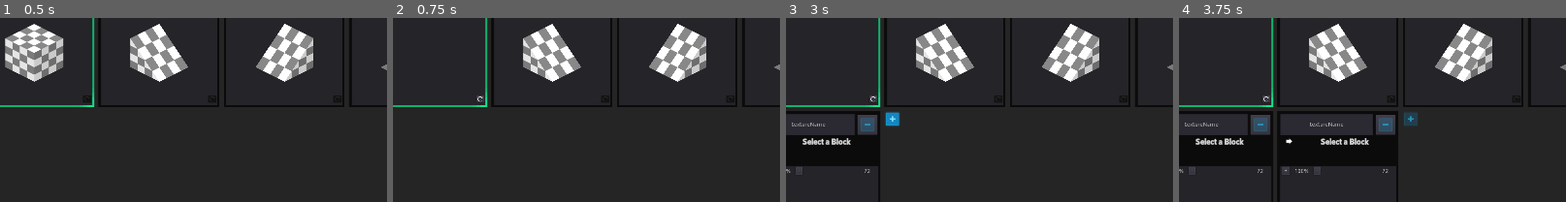
Above: before the commit, frames 1-4 (left to right).
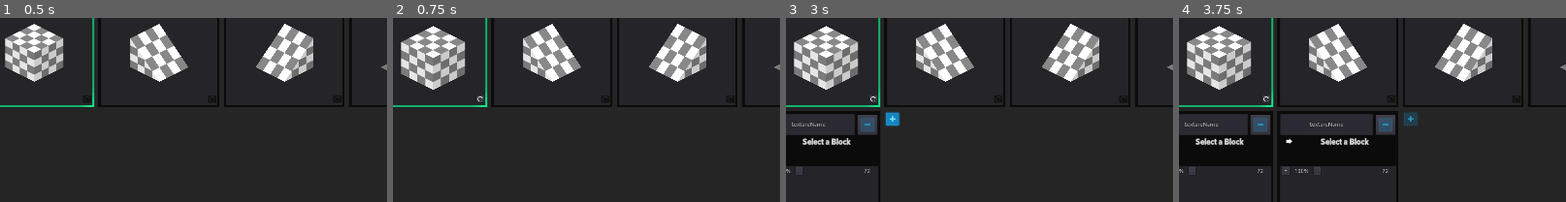
Above: after the commit, the same moments.

Repository: holywar20/IsometricEditor
Game: Godot game, scene res://Workspace.tscn
Same seed, same stepped clock (60 frames per second), same inputs: the game is played once before the commit and once after it.
Inputs (mouse positions are % of the whole screen's width and height, from its top left):
- Up to frame 1 (0.5 s): no input
- Up to frame 2 (0.75 s): click "+" at 0.5 s
- Up to frame 3 (3 s): click (3, 24) at 1.27 s; click (3, 24) at 2.02 s; click (25, 57) at 2.75 s
- Up to frame 4 (3.75 s): click (41, 76) at 3.5 s
The pictures show only the part of the screen within x 21-70%, y 29-79%; the shares and areas given below are measured in that part.

Frame 1 is identical in both runs. In frame 2, 4.3% of the frame differs, in the area x 2-19%, y 4-39%; in frame 3, 4.3%; in frame 4, 4.3%.

Commit message:
Partial Commit. Fixed  a few bugs.

Diff:
--- a/SingleTextureContainer/ResultsPanel.gd
+++ b/SingleTextureContainer/ResultsPanel.gd
@@ -257,13 +257,16 @@
 
 	if( zoomLevel != 1.0 ):
 		for facingKey in faceData:
-			zoomedFaceData[facingKey].points = PoolVector2Array()
+			var tempArray = []
 
 			for idx in range( 0 , faceData[facingKey].points.size() ):
-				zoomedFaceData[facingKey].points.append(faceData[facingKey].points[idx] * zoomLevel)
+				tempArray.append( faceData[facingKey].points[idx] * zoomLevel )
+
+			zoomedFaceData[facingKey].points = tempArray
 	else:
 		for facingKey in faceData:
 			zoomedFaceData[facingKey].points = faceData[facingKey].points
+
 
 # Default UVs
 func generateLeftFace( shrinkAmount ):
@@ -515,6 +518,7 @@
 # Signals
 func _on_ZoomPlus_pressed():
 	drawAllPolygons( faceData , zoomLevel + 0.1 )
+	print( zoomLevel )
 	zoomLabel.set_text( str(zoomLevel * 100.0) + "%" )
 
 func _on_ZoomMinus_pressed():
--- a/SingleTextureContainer/SingleTextureContainer.gd
+++ b/SingleTextureContainer/SingleTextureContainer.gd
@@ -161,7 +161,6 @@
 	_on_IsoPanel_focus_entered()
 
 func _on_NameEdit_focus_entered():
-	print("signal selected")
 	emit_signal( "newSingleTextureSelected" , self )
 
 func _on_IsoPanel_focus_entered():
--- a/Workspace.gd
+++ b/Workspace.gd
@@ -96,7 +96,6 @@
 # Tray changes
 func _on_Current_trayChanged( tray : TextureTray.TrayData ):
 	for child in isoPlanelBase.get_children():
-		print( child , currentFocusNode )
 		if( child == currentFocusNode ):
 			currentFocusNode.updateTray( tray )
 			break
